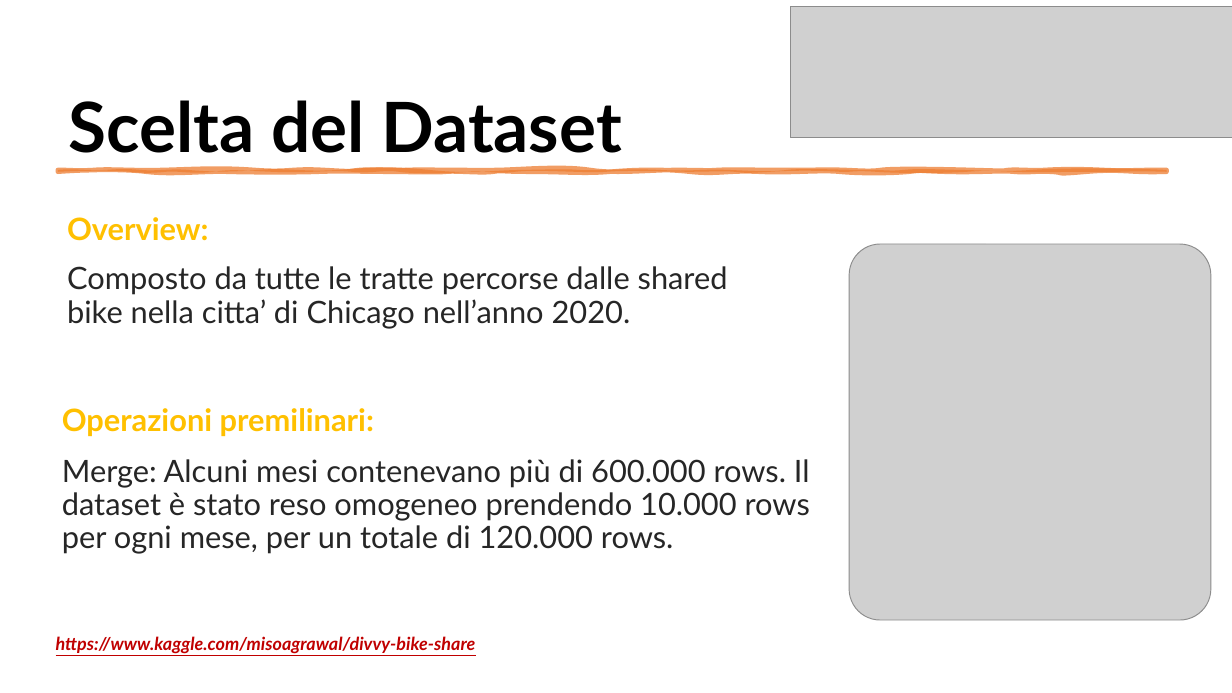
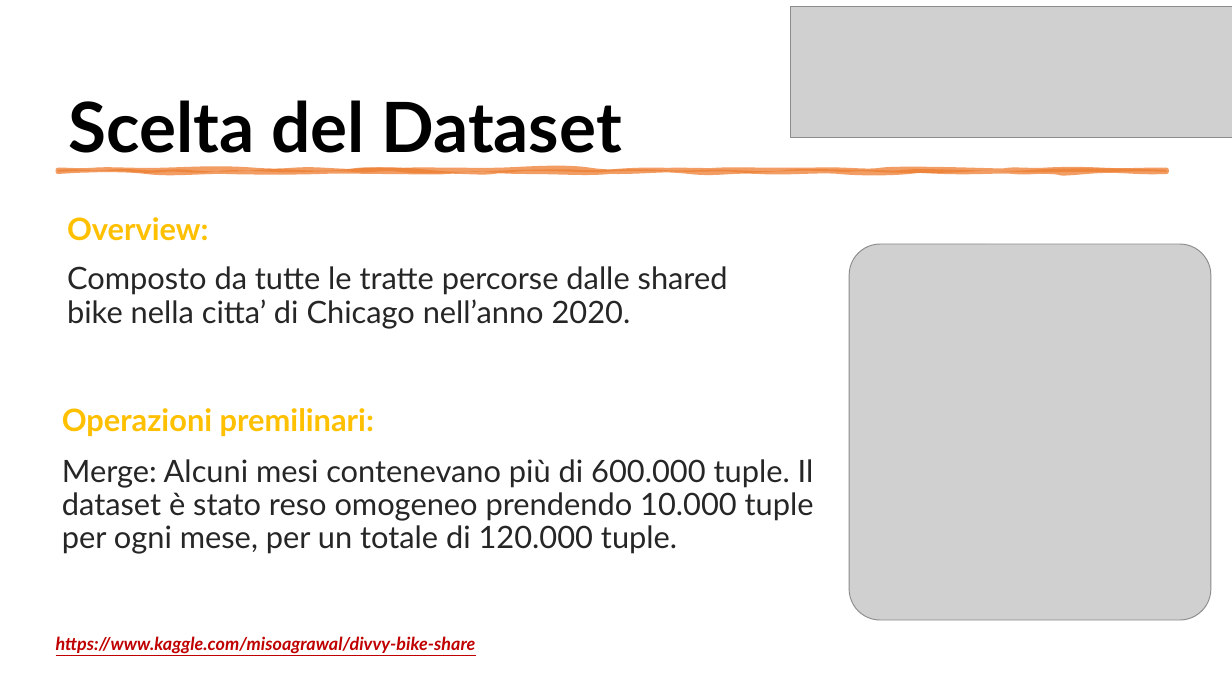
Before and after one commit to Robertales/tripdata-bike-chicago-bd2, a slide deck: slide 2 of presentazione/PresentazioneRobertazziBarberisBD2Final.pptx. Drawn at 1232x693 pixels with LibreOffice and Linux fonts; fonts in the diff are those of the drawing; grey boxes stand for pictures. Boxes give left, top, right and bottom in pixels: in the first picture for what was removed or moved away, otherwise in the second. Text is boxed around its words. In the diff, an @@ line names an element or a change of style, - is before the commit and + after.

Commit message:
NewPresentation-CodeFinal

```diff
--- a/presentazione/PresentazioneRobertazziBarberisBD2Final.pptx
+++ b/presentazione/PresentazioneRobertazziBarberisBD2Final.pptx
@@ text at (62, 459, 814, 554): text changed @@
-Merge: Alcuni mesi contenevano più di 600.000 rows. Il dataset è stato reso omogeneo prendendo 10.000 rows per ogni mese, per un totale di 120.000 rows.
+Merge: Alcuni mesi contenevano più di 600.000 tuple. Il dataset è stato reso omogeneo prendendo 10.000 tuple per ogni mese, per un totale di 120.000 tuple.
```
Also in this commit, not shown: 2 other slides changed, 17 other files.
